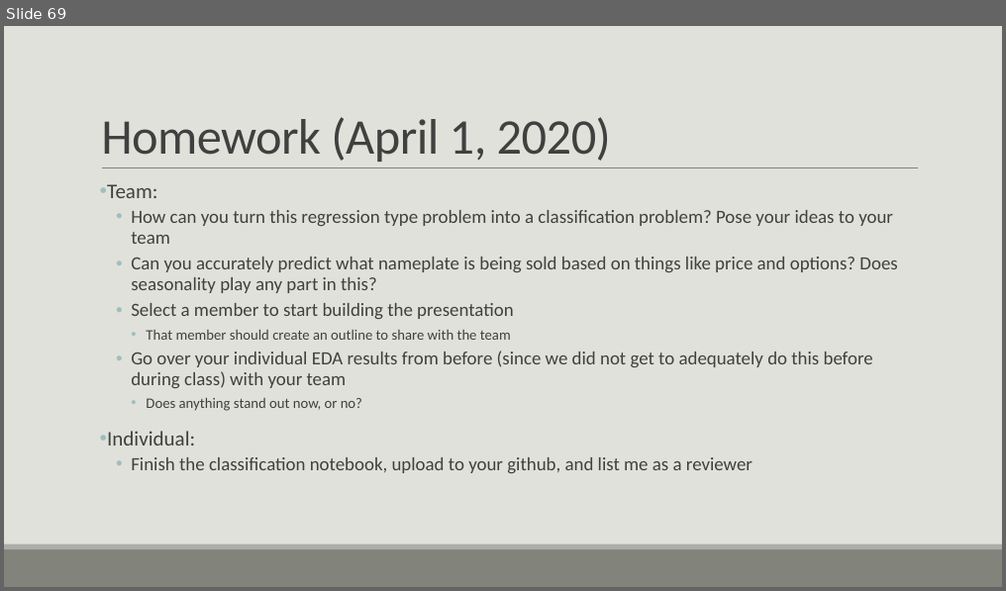
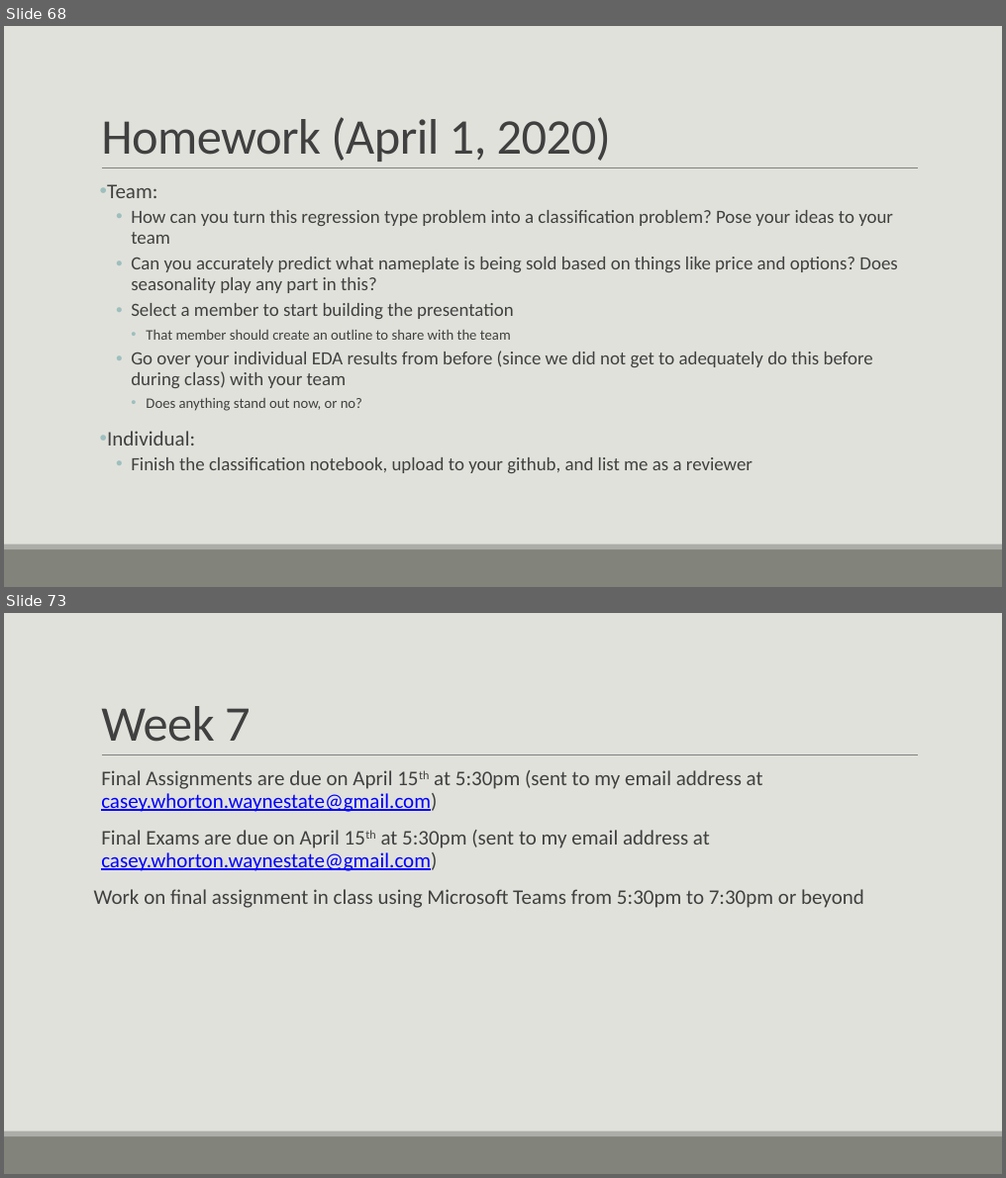
Before and after one commit to casey-whorton-waynestate/public-course-content, a slide deck: Wayne State Course.pptx. Shown one above the other, each under a label of ours: slide 69 before the commit, slides 68 and 73 after it; the slides between them are not shown. The pictures are 1006x591 and 1006x1178 pixels, drawn with LibreOffice and Linux fonts; fonts in the diff are those of the drawing. Boxes give left, top, right and bottom in pixels: in the first picture for what was removed or moved away, otherwise in the second. Text is boxed around its words. In the diff, an @@ line names an element or a change of style, - is before the commit and + after.

```diff
--- a/Wayne State Course.pptx
+++ b/Wayne State Course.pptx
@@ slide 73 added at <box>4,613,1002,1174</box>, background #E1E1DB; not listed: 3 template elements that a slide beside it also shows @@
@@ title added at <box>101,706,250,742</box>, 48 pt, text #404040 @@
+Week 7
@@ text added at <box>94,770,864,908</box>, 20 pt, text #404040 @@
+  Final Assignments are due on April 15th at 5:30pm (sent to my email address at casey.whorton.waynestate@gmail.com)
+  Final Exams are due on April 15th at 5:30pm (sent to my email address at casey.whorton.waynestate@gmail.com)
+Work on final assignment in class using Microsoft Teams from 5:30pm to 7:30pm or beyond
@@ what was slide 69 is now slide 68 @@
```
Also in this commit, not shown: 5 slides changed, 2 other slides added, 5 slides removed.
